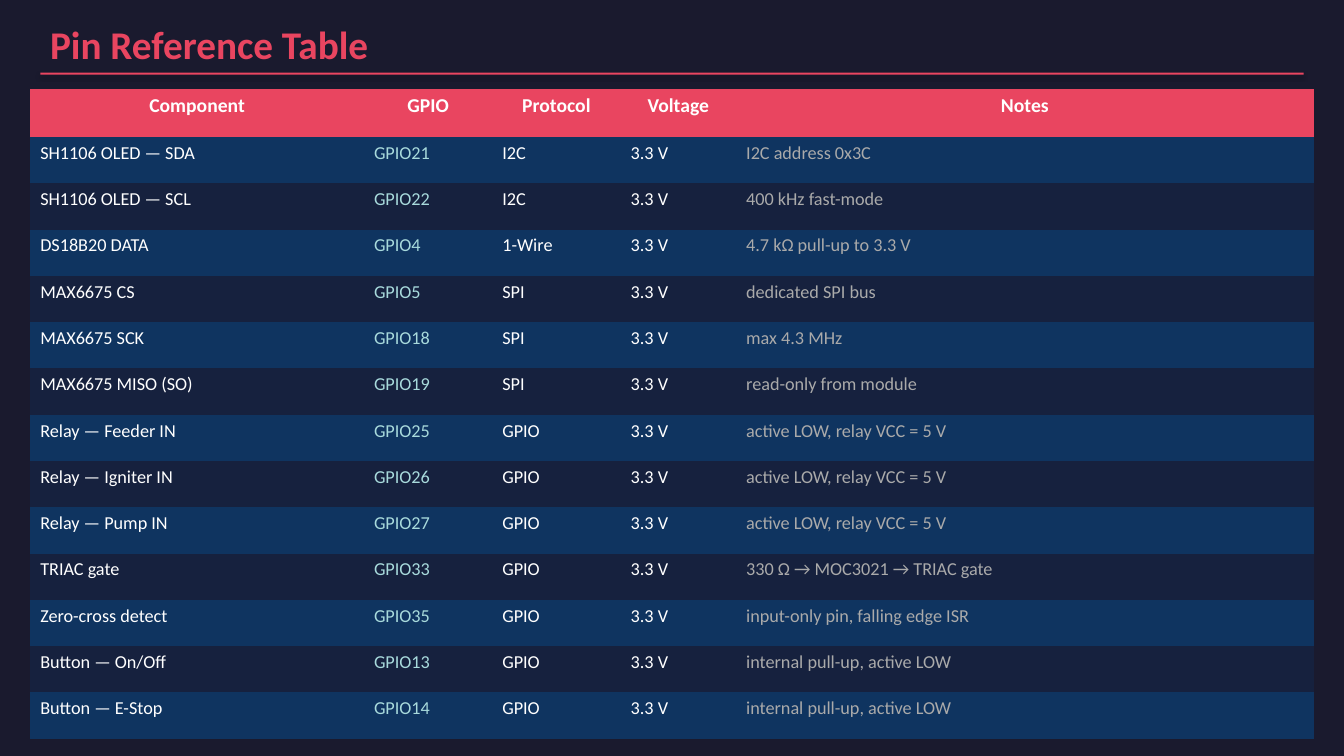
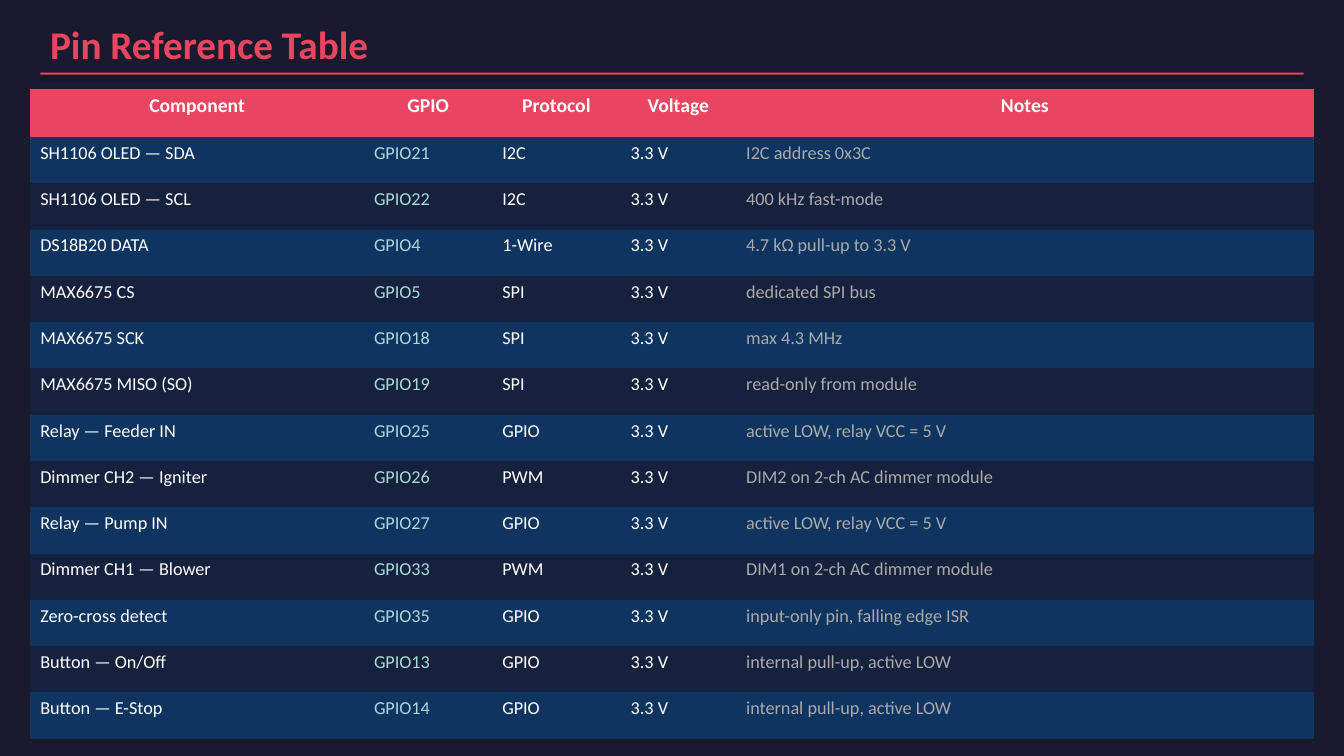
Before and after one commit to Tinklefinger/pellet-burner, a slide deck: slide 10 of docs/Pellet_Burner_Components.pptx. Drawn at 1344x756 pixels with LibreOffice and Linux fonts; fonts in the diff are those of the drawing. Boxes give left, top, right and bottom in pixels: in the first picture for what was removed or moved away, otherwise in the second. Text is boxed around its words. In the diff, an @@ line names an element or a change of style, - is before the commit and + after.

```diff
--- a/docs/Pellet_Burner_Components.pptx
+++ b/docs/Pellet_Burner_Components.pptx
@@ table at box(30, 89, 1314, 739) @@
-row 9: Relay — Igniter IN | GPIO26 | GPIO | 3.3 V | active LOW, relay VCC = 5 V
+row 9: Dimmer CH2 — Igniter | GPIO26 | PWM | 3.3 V | DIM2 on 2-ch AC dimmer module
-row 11: TRIAC gate | GPIO33 | GPIO | 3.3 V | 330 Ω → MOC3021 → TRIAC gate
+row 11: Dimmer CH1 — Blower | GPIO33 | PWM | 3.3 V | DIM1 on 2-ch AC dimmer module
```
Also in this commit, not shown: 5 other slides changed, 4 other files.
